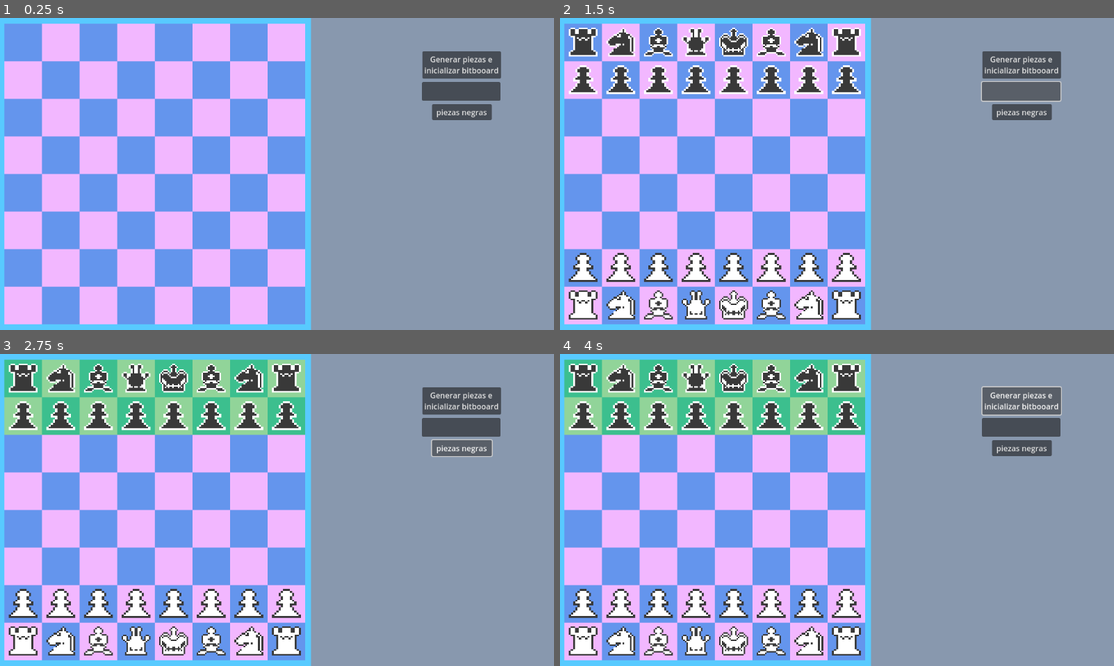
Above: before the commit, frames 1-4 (two rows, left to right).
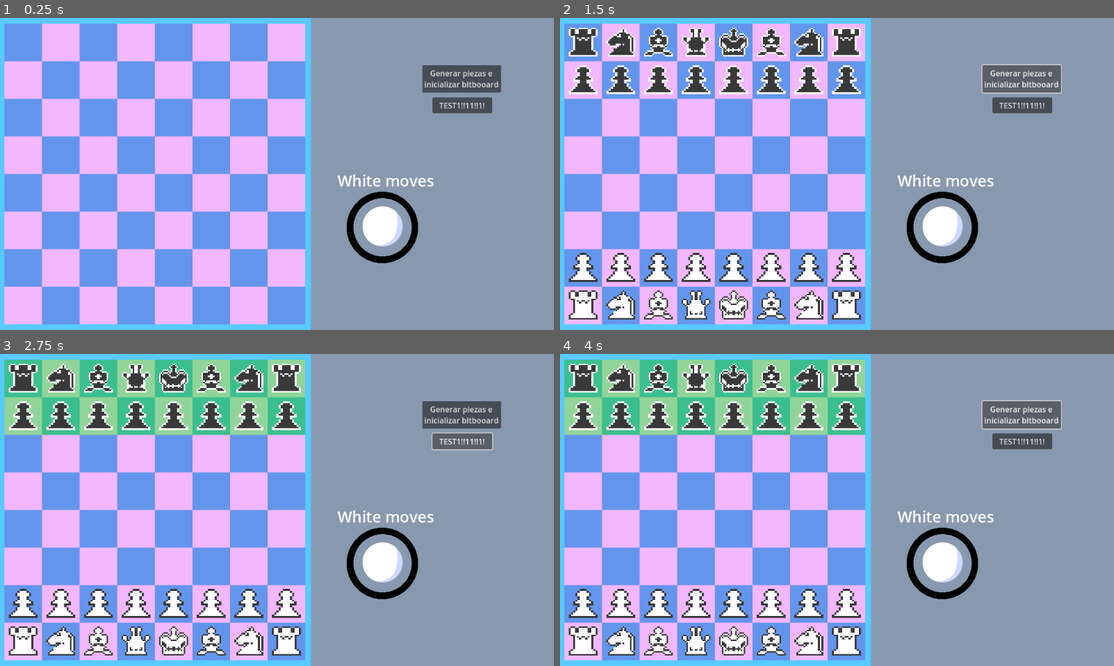
Above: after the commit, the same moments.

Repository: Pablops2219/Ajedre-Godot
Game: Godot game, scene res://main.tscn
Two runs of this game, one before a commit and one after it. Both use one fixed random seed, a clock stepped at 60 frames per second and the inputs below.
Inputs (mouse positions are in pixels of both pictures, inside the frame that each line leads up to):
- Up to frame 1 (0.25 s): no input
- Up to frame 2 (1.5 s): click "Generar piezas e inicializar …" at 0.5 s; click (1019, 92) at 1.27 s
- Up to frame 3 (2.75 s): click (459, 441) at 2 s, where only the run after the commit has a clickable "TEST1!!11!!1!"
- Up to frame 4 (4 s): click (1019, 447) at 2.75 s, where only the run before the commit has a clickable "piezas negras"; click "Generar piezas e inicializar …" at 3.5 s

The runs differ from the first frame. In frame 1, 3.7% of the frame differs, in the area x 60-91%, y 10-79%; in frame 2, 3.8%; in frame 3, 3.8%; in frame 4, 3.8%.

Commit message:
sexo

Diff:
--- a/DataHandler.gd
+++ b/DataHandler.gd
@@ -13,15 +13,15 @@
 
 # Called when the node enters the scene tree for the first time.
 func _ready():
-	assets.append("res://art_assets/white_bishop.png")
-	assets.append("res://art_assets/white_king.png")
-	assets.append("res://art_assets/white_knight.png")
-	assets.append("res://art_assets/white_pawn.png")
-	assets.append("res://art_assets/white_queen.png")
-	assets.append("res://art_assets/white_rook.png")
-	assets.append("res://art_assets/black_bishop.png")
-	assets.append("res://art_assets/black_king.png")
-	assets.append("res://art_assets/black_knight.png")
-	assets.append("res://art_assets/black_pawn.png")
-	assets.append("res://art_assets/black_queen.png")
-	assets.append("res://art_assets/black_rook.png")
+	assets.append("res://art_assets/pieces/white_bishop.png")
+	assets.append("res://art_assets/pieces/white_king.png")
+	assets.append("res://art_assets/pieces/white_knight.png")
+	assets.append("res://art_assets/pieces/white_pawn.png")
+	assets.append("res://art_assets/pieces/white_queen.png")
+	assets.append("res://art_assets/pieces/white_rook.png")
+	assets.append("res://art_assets/pieces/black_bishop.png")
+	assets.append("res://art_assets/pieces/black_king.png")
+	assets.append("res://art_assets/pieces/black_knight.png")
+	assets.append("res://art_assets/pieces/black_pawn.png")
+	assets.append("res://art_assets/pieces/black_queen.png")
+	assets.append("res://art_assets/pieces/black_rook.png")
--- a/GUI.gd
+++ b/GUI.gd
@@ -6,6 +6,7 @@
 @onready var chess_board = $Ajedre
 @onready var bitboard = $Bitboard
 @onready var generate_path = $GeneratePath
+@onready var match_handler = $MatchHandler
 
 
 var grid_array := []
@@ -14,8 +15,10 @@
 #Creo que esto guarda las posiciones iniciales de las piezas
 var fen = "rnbqkbnr/pppppppp/8/8/8/8/PPPPPPPP/RNBQKBNR w KQkq - 0 1"
 var piece_selected = null
+var gamestart := false
 
 func _process(delta):
+	#print(match_handler.is_playing)
 	if Input.is_action_just_pressed("mouse_right") and piece_selected:
 		piece_selected = null
 		clear_board_filter()
@@ -38,60 +41,33 @@
 	piece_array.fill(0)
 	pass
 
-
-func create_slot():
-	var new_slot = slot_scene.instantiate()
-	new_slot.slot_ID = grid_array.size()
-	board_grid.add_child(new_slot)
-	grid_array.push_back(new_slot)
-	new_slot.slot_clicked.connect(_on_slot_clicked)
-
 func _on_slot_clicked(slot)->void:
-	if not piece_selected:
+	if not piece_selected || !match_handler.is_playing:
 		return
-	if slot.state != DataHandler.slot_states.FREE: return
+	if slot.state != DataHandler.slot_states.FREE:
+		clear_board_filter()
+		piece_selected = null
+		return
+	if(match_handler.get_white_moves() != is_piece_white(piece_selected)):
+		return
 	move_piece(piece_selected, slot.slot_ID)
+	match_handler.next_turn()
 	clear_board_filter()
 	piece_selected = null
 
-func move_piece(piece, location):
-	if piece_array[location]:
-		remove_from_bitboard(piece_array[location])
-		piece_array[location].queue_free()
-		piece_array[location] = 0
+func is_piece_white(piece):
+	if piece.type<6: return true
+	else: return false
 
-	remove_from_bitboard(piece)
-	var tween = get_tree().create_tween()
-	tween.tween_property(piece, "global_position", grid_array[location].global_position +icon_offset, 0.2)
-	piece_array[piece.slot_ID] = 0 #delete piece from orgiinal spot
-	piece_array[location] = piece #move it to the new location
-	piece.slot_ID = location
-	bitboard.add_piece(63-  location, piece.type)
-
-func remove_from_bitboard(piece):
-	bitboard.remove_piece(63-piece.slot_ID, piece.type)
-
-func add_piece(piece_type, location)->void:
-	var new_piece = piece_scene.instantiate()
-	chess_board.add_child(new_piece)
-	new_piece.type = piece_type
-	new_piece.load_icon(piece_type)
-	new_piece.global_position = grid_array[location].global_position + icon_offset
-	piece_array[location] = new_piece
-	new_piece.slot_ID = location
-	new_piece.piece_selected.connect(_on_piece_selected)
-
-func set_board_filter(bitmap:int):
-	for i in range(64):
-		if bitmap & 1:
-			grid_array[63-i].set_filter(DataHandler.slot_states.FREE)
-		bitmap = bitmap >> 1
-
-func clear_board_filter():
-	for i in grid_array:
-		i.set_filter()
+func get_piece_type(piece):
+	if(piece.type >= 6):
+		return piece.type%6
+	return piece.type
 
 func _on_piece_selected(piece):
+	piece._to_string()
+	if !match_handler.is_playing:
+		return
 	if piece_selected:
 		_on_slot_clicked(grid_array[piece.slot_ID])
 	else:
@@ -101,7 +77,7 @@
 		#check for color
 		var isBlack := true
 		var function_to_call : String
-		if piece.type<6: isBlack = false
+		if is_piece_white(piece): isBlack = false
 		#match piece type
 		match piece.type%6:
 			0:
@@ -121,6 +97,71 @@
 		else:
 			set_board_filter(generate_path.call(function_to_call,63 - piece.slot_ID, WhiteBoard, BlackBoard, isBlack))
 
+func update_board(from_location, to_location):
+	if piece_array[to_location]:
+		if piece_array[to_location].type%6 == 1: #if the captured piece is king, end
+			gamestart = false
+		piece_array[to_location].queue_free()
+		piece_array[to_location] = 0
+	var tween = get_tree().create_tween()
+	tween.tween_property(piece_array[from_location], "global_position",grid_array[to_location].global_position + icon_offset, 0.1)
+	piece_array[to_location] = piece_array[from_location] # move it to the new location
+	piece_array[from_location] = 0 # delete piece from original spot
+	piece_array[to_location].slot_ID = to_location # change the piece location
+
+
+func move_piece(piece, location):
+	if piece_array[location]:
+		remove_from_bitboard(piece_array[location])
+		piece_array[location].queue_free()
+		piece_array[location] = 0
+
+	remove_from_bitboard(piece)
+	var tween = get_tree().create_tween()
+	tween.tween_property(piece, "global_position", grid_array[location].global_position +icon_offset, 0.2)
+	piece_array[piece.slot_ID] = 0 #delete piece from orgiinal spot
+	piece_array[location] = piece #move it to the new location
+	piece.slot_ID = location
+	bitboard.add_piece(63-  location, piece.type)
+
+func remove_from_bitboard(piece):
+	bitboard.remove_piece(63-piece.slot_ID, piece.type)
+
+#
+#Resaltar las casillas a las que se puede mover una pieza
+#
+
+func set_board_filter(bitmap:int):
+	for i in range(64):
+		if bitmap & 1:
+			grid_array[63-i].set_filter(DataHandler.slot_states.FREE)
+		bitmap = bitmap >> 1
+
+func clear_board_filter():
+	for i in grid_array:
+		i.set_filter()
+
+#
+#Creacion del tablero y inicializacion del juego
+#
+
+func create_slot():
+	var new_slot = slot_scene.instantiate()
+	new_slot.slot_ID = grid_array.size()
+	board_grid.add_child(new_slot)
+	grid_array.push_back(new_slot)
+	new_slot.slot_clicked.connect(_on_slot_clicked)
+
+func add_piece(piece_type, location)->void:
+	var new_piece = piece_scene.instantiate()
+	chess_board.add_child(new_piece)
+	new_piece.type = piece_type
+	new_piece.load_icon(piece_type)
+	new_piece.global_position = grid_array[location].global_position + icon_offset
+	piece_array[location] = new_piece
+	new_piece.slot_ID = location
+	new_piece.piece_selected.connect(_on_piece_selected)
+
 func parse_fen(fen : String)->void:
 	var boardstate = fen.split(" ")
 	var board_index := 0
@@ -132,12 +173,14 @@
 			add_piece(DataHandler.fen_dict[i], board_index)
 			board_index +=1
 
-func _on_button_pressed():
+func _on_initbutton_pressed():
+	if(match_handler.is_playing):
+		print("Match already in progress!!!")
+		return
 	parse_fen(fen)
 	bitboard.init_bitboard(fen)
 
-func _on_button_2_pressed():
-	pass
 
-func _on_button_3_pressed():
+func _on_testbutton_pressed():
+	match_handler.is_playing = false
 	set_board_filter(bitboard.get_black_bitboard())
--- a/GUI.tscn
+++ b/GUI.tscn
@@ -1,8 +1,45 @@
-[gd_scene load_steps=4 format=3 uid="uid://d3x8sl8rtlsb6"]
+[gd_scene load_steps=13 format=3 uid="uid://d3x8sl8rtlsb6"]
 
 [ext_resource type="Script" path="res://GUI.gd" id="1_vgen4"]
 [ext_resource type="Script" path="res://Bitboard.gd" id="2_3igqs"]
 [ext_resource type="Script" path="res://GeneratePath.gd" id="3_jmvty"]
+[ext_resource type="Script" path="res://match_handler.gd" id="4_d5c7v"]
+[ext_resource type="Texture2D" uid="uid://bbcj6sk5l2th7" path="res://art_assets/Black_Turn.png" id="5_50gkj"]
+[ext_resource type="Texture2D" uid="uid://cwx8qtmcn5yy4" path="res://art_assets/White_Turn.png" id="6_ecfe7"]
+[ext_resource type="Shader" path="res://shaders/shake.gdshader" id="7_golfk"]
+[ext_resource type="Texture2D" uid="uid://b005r736f3pve" path="res://art_assets/filterimg.png" id="8_5fe3x"]
+
+[sub_resource type="AtlasTexture" id="AtlasTexture_juh26"]
+atlas = ExtResource("5_50gkj")
+region = Rect2(0, 0, 779, 779)
+
+[sub_resource type="AtlasTexture" id="AtlasTexture_rh2ew"]
+atlas = ExtResource("6_ecfe7")
+region = Rect2(0, 0, 779, 779)
+
+[sub_resource type="SpriteFrames" id="SpriteFrames_lvfdb"]
+animations = [{
+"frames": [{
+"duration": 1.0,
+"texture": SubResource("AtlasTexture_juh26")
+}],
+"loop": true,
+"name": &"black",
+"speed": 5.0
+}, {
+"frames": [{
+"duration": 1.0,
+"texture": SubResource("AtlasTexture_rh2ew")
+}],
+"loop": true,
+"name": &"white",
+"speed": 5.0
+}]
+
+[sub_resource type="ShaderMaterial" id="ShaderMaterial_v21v1"]
+shader = ExtResource("7_golfk")
+shader_parameter/frequency = 60.0
+shader_parameter/amplitude = 0.002
 
 [node name="GUI" type="Control"]
 layout_mode = 3
@@ -45,29 +82,22 @@
 theme_override_constants/v_separation = 0
 columns = 8
 
-[node name="Button" type="Button" parent="."]
+[node name="InitButton" type="Button" parent="."]
 layout_mode = 0
 offset_left = 879.0
-offset_top = 69.0
+offset_top = 98.0
 offset_right = 1042.0
-offset_bottom = 126.0
+offset_bottom = 155.0
 text = "Generar piezas e
 inicializar bitbooard"
 
-[node name="Button2" type="Button" parent="."]
+[node name="TestBlackButton" type="Button" parent="."]
 layout_mode = 0
-offset_left = 878.0
-offset_top = 133.0
-offset_right = 1041.0
-offset_bottom = 172.0
-
-[node name="Button3" type="Button" parent="."]
-layout_mode = 0
-offset_left = 899.0
-offset_top = 179.0
-offset_right = 1023.0
-offset_bottom = 212.0
-text = "piezas negras"
+offset_left = 900.0
+offset_top = 165.0
+offset_right = 1024.0
+offset_bottom = 198.0
+text = "TEST1!!11!!1!"
 
 [node name="Bitboard" type="Node" parent="."]
 script = ExtResource("2_3igqs")
@@ -75,8 +105,44 @@
 [node name="GeneratePath" type="Node" parent="."]
 script = ExtResource("3_jmvty")
 
+[node name="MatchHandler" type="Node" parent="."]
+script = ExtResource("4_d5c7v")
+
+[node name="AnimatedSprite2D" type="AnimatedSprite2D" parent="MatchHandler"]
+position = Vector2(796, 435)
+scale = Vector2(0.192234, 0.192234)
+sprite_frames = SubResource("SpriteFrames_lvfdb")
+animation = &"white"
+
+[node name="Label" type="Label" parent="MatchHandler"]
+visible = false
+offset_left = 705.0
+offset_top = 313.0
+offset_right = 889.0
+offset_bottom = 360.0
+theme_override_font_sizes/font_size = 32
+text = "White moves"
+
+[node name="Filtro" type="Sprite2D" parent="MatchHandler"]
+visible = false
+material = SubResource("ShaderMaterial_v21v1")
+position = Vector2(803.5, 339)
+scale = Vector2(0.195313, 0.0709877)
+texture = ExtResource("8_5fe3x")
+
+[node name="RichTextLabel" type="RichTextLabel" parent="MatchHandler"]
+offset_left = 671.0
+offset_top = 315.0
+offset_right = 936.0
+offset_bottom = 367.0
+theme_override_font_sizes/normal_font_size = 32
+bbcode_enabled = true
+text = "[center]White moves[center]"
+scroll_active = false
+autowrap_mode = 0
+
 [connection signal="gui_input" from="Ajedre" to="." method="_on_ajedre_gui_input"]
-[connection signal="pressed" from="Button" to="." method="_on_button_pressed"]
-[connection signal="pressed" from="Button2" to="." method="_on_button_2_pressed"]
-[connection signal="pressed" from="Button2" to="Bitboard" method="_on_button_2_pressed"]
-[connection signal="pressed" from="Button3" to="." method="_on_button_3_pressed"]
+[connection signal="pressed" from="InitButton" to="." method="_on_initbutton_pressed"]
+[connection signal="pressed" from="InitButton" to="MatchHandler" method="_on_init_button_pressed"]
+[connection signal="pressed" from="TestBlackButton" to="." method="_on_testbutton_pressed"]
+[connection signal="animation_changed" from="MatchHandler/AnimatedSprite2D" to="MatchHandler" method="_on_animated_sprite_2d_animation_changed"]
--- /dev/null
+++ b/match_handler.gd
@@ -0,0 +1,46 @@
+extends Node
+
+var is_playing: bool = false
+var white_moves: bool = true  # Variable privada o protegida
+@onready var animated_sprite_2d = $AnimatedSprite2D
+@onready var label = $RichTextLabel
+
+
+
+
+
+# Called when the node enters the scene tree for the first time.
+func _ready():
+
+	pass # Replace with function body.
+
+
+# Called every frame. 'delta' is the elapsed time since the previous frame.
+func _process(delta):
+
+	pass
+
+# Getter para white_moves
+func get_white_moves() -> bool:
+	return white_moves
+
+func next_turn():
+	if white_moves:
+		white_moves = false
+		shake_and_display_text("black")
+	else:
+		white_moves =true
+		shake_and_display_text("white")
+	pass
+
+func _on_init_button_pressed():
+	is_playing = true
+
+func shake_and_display_text(color: String):
+	animated_sprite_2d.play(color)
+	label.add_theme_color_override("font_color", Color(1, 1, 1))
+	label.set_text("[center][shake rate=50.0 level=30 connected=1]" + color.capitalize() + "moves[/shake]")
+	await get_tree().create_timer(0.2).timeout
+	label.set_text("[center]" + color.capitalize() + " moves")
+
+	pass
--- a/piece.gd
+++ b/piece.gd
@@ -4,6 +4,22 @@
 @onready var icon_path = $Icon
 var slot_ID := -1
 var type : int
+
+var piece_dict = {
+	0: 'white bishop',
+	1: 'white king',
+	2: 'white knight',
+	3: 'white pawn',
+	4: 'white queen',
+	5: 'white rook',
+	6: 'black bishop',
+	7: 'black king',
+	8: 'black knight',
+	9: 'black pawn',
+	10: 'black queen',
+	11: 'black rook'
+}
+
 
 
 
@@ -15,7 +31,13 @@
 func load_icon(piece_name) -> void:
 	icon_path.texture = load(DataHandler.assets[piece_name])
 
+func _to_string():
+	print(piece_dict[type])
 
+func get_piece_type(piece):
+	if(piece.type >= 6):
+		return piece.type%6
+	return piece.type
 
 func _on_icon_gui_input(event: InputEvent) -> void:
 	if event.is_action_pressed("mouse_left"):
--- a/piece.tscn
+++ b/piece.tscn
@@ -1,7 +1,6 @@
-[gd_scene load_steps=3 format=3 uid="uid://bqpwqrk34covu"]
+[gd_scene load_steps=2 format=3 uid="uid://bqpwqrk34covu"]
 
 [ext_resource type="Script" path="res://piece.gd" id="1_57m2e"]
-[ext_resource type="Texture2D" uid="uid://d4l1hj5fv0tt0" path="res://art_assets/black_bishop.png" id="2_7q6nt"]
 
 [node name="Piece" type="Node2D"]
 script = ExtResource("1_57m2e")
@@ -12,6 +11,5 @@
 offset_right = 10.0
 offset_bottom = 9.0
 scale = Vector2(1.5, 1.5)
-texture = ExtResource("2_7q6nt")
 
 [connection signal="gui_input" from="Icon" to="." method="_on_icon_gui_input"]
--- /dev/null
+++ b/shaders/invert.gdshader
@@ -0,0 +1,9 @@
+shader_type canvas_item;
+uniform sampler2D existing_screen_texture: hint_screen_texture, filter_linear_mipmap;
+
+
+void fragment() {
+	vec3 new_color = texture(existing_screen_texture, SCREEN_UV, 0.0).rgb;
+	new_color = vec3(1.0) - new_color;
+	COLOR.rgb = new_color;
+}
--- /dev/null
+++ b/shaders/shake.gdshader
@@ -0,0 +1,17 @@
+shader_type canvas_item;
+uniform sampler2D existing_screen_texture: hint_screen_texture, filter_linear_mipmap;
+uniform float frequency = 60;
+uniform float amplitude = 0.003;
+
+void fragment() {
+	vec2 new_uv = SCREEN_UV;
+	new_uv.x += sin(new_uv.y * frequency + TIME) * amplitude;
+
+	vec3 new_colors = textureLod(existing_screen_texture, new_uv, 0.0).rgb;
+	COLOR.rgb = new_colors;
+}
+
+//void light() {
+	// Called for every pixel for every light affecting the CanvasItem.
+	// Uncomment to replace the default light processing function with this one.
+//}
--- /dev/null
+++ b/state_machine/match_handler.gd
@@ -0,0 +1,21 @@
+class_name match_handler
+extends Node
+
+@onready
+var animations = $animations
+@onready
+var state_machine = $state_machine
+
+func _ready() -> void:
+	# Initialize the state machine, passing a reference of the player to the states,
+	# that way they can move and react accordingly
+	state_machine.init(self)
+
+func _unhandled_input(event: InputEvent) -> void:
+	state_machine.process_input(event)
+
+func _physics_process(delta: float) -> void:
+	state_machine.process_physics(delta)
+
+func _process(delta: float) -> void:
+	state_machine.process_frame(delta)
--- /dev/null
+++ b/state_machine/match_handler.tscn
@@ -0,0 +1,23 @@
+[gd_scene load_steps=6 format=3 uid="uid://cbiim7ii6in20"]
+
+[ext_resource type="Script" path="res://state_machine/match_handler.gd" id="1_y6jto"]
+[ext_resource type="PackedScene" uid="uid://eu3welasby2l" path="res://state_machine/state_machine.tscn" id="1_yfkko"]
+[ext_resource type="Script" path="res://state_machine/states/out_of_match.gd" id="3_b144u"]
+[ext_resource type="Script" path="res://state_machine/states/black_turn.gd" id="4_i6y1u"]
+[ext_resource type="Script" path="res://state_machine/states/white_turn.gd" id="5_sjkuy"]
+
+[node name="MatchHandler" type="Node"]
+script = ExtResource("1_y6jto")
+
+[node name="state_machine" parent="." instance=ExtResource("1_yfkko")]
+
+[node name="out_of_match" type="Node" parent="state_machine"]
+script = ExtResource("3_b144u")
+animation_name = null
+move_speed = null
+
+[node name="black_turn" type="Node" parent="state_machine"]
+script = ExtResource("4_i6y1u")
+
+[node name="white_turn" type="Node" parent="state_machine"]
+script = ExtResource("5_sjkuy")
--- /dev/null
+++ b/state_machine/state.gd
@@ -0,0 +1,27 @@
+class_name State
+extends Node
+
+@export
+var animation_name: String
+@export
+var move_speed: float = 400
+
+var gravity: int = ProjectSettings.get_setting("physics/2d/default_gravity")
+
+## Hold a reference to the parent so that it can be controlled by the state
+var parent: match_handler
+
+func enter() -> void:
+	parent.animations.play(animation_name)
+
+func exit() -> void:
+	pass
+
+func process_input(event: InputEvent) -> State:
+	return null
+
+func process_frame(delta: float) -> State:
+	return null
+
+func process_physics(delta: float) -> State:
+	return null
--- /dev/null
+++ b/state_machine/state_machine.gd
@@ -0,0 +1,40 @@
+extends Node
+
+@export
+var starting_state: State
+
+var current_state: State
+
+# Initialize the state machine by giving each child state a reference to the
+# parent object it belongs to and enter the default starting_state.
+func init(parent: match_handler) -> void:
+	for child in get_children():
+		child.parent = parent
+
+	# Initialize to the default state
+	change_state(starting_state)
+
+# Change to the new state by first calling any exit logic on the current state.
+func change_state(new_state: State) -> void:
+	if current_state:
+		current_state.exit()
+
+	current_state = new_state
+	current_state.enter()
+
+# Pass through functions for the Player to call,
+# handling state changes as needed.
+func process_physics(delta: float) -> void:
+	var new_state = current_state.process_physics(delta)
+	if new_state:
+		change_state(new_state)
+
+func process_input(event: InputEvent) -> void:
+	var new_state = current_state.process_input(event)
+	if new_state:
+		change_state(new_state)
+
+func process_frame(delta: float) -> void:
+	var new_state = current_state.process_frame(delta)
+	if new_state:
+		change_state(new_state)
--- /dev/null
+++ b/state_machine/state_machine.tscn
@@ -0,0 +1,6 @@
+[gd_scene load_steps=2 format=3 uid="uid://eu3welasby2l"]
+
+[ext_resource type="Script" path="res://state_machine/state_machine.gd" id="1_025ll"]
+
+[node name="state_machine" type="Node"]
+script = ExtResource("1_025ll")
--- /dev/null
+++ b/state_machine/states/black_turn.gd
@@ -0,0 +1,14 @@
+extends State
+
+@export
+var white_turn: State
+@export
+var out_of_match: State
+# Called when the node enters the scene tree for the first time.
+func _ready():
+	pass # Replace with function body.
+
+
+# Called every frame. 'delta' is the elapsed time since the previous frame.
+func _process(delta):
+	pass
--- /dev/null
+++ b/state_machine/states/out_of_match.gd
@@ -0,0 +1,29 @@
+extends State
+
+@export
+var white_turn: State
+@export
+var black_turn: State
+
+var match_started := bool ns
+
+func enter() -> void:
+	super()
+
+func process_input(event: InputEvent) -> State:
+	if Input.is_action_just_pressed('jump') and parent.is_on_floor():
+		return jump_state
+	if Input.is_action_just_pressed('move_left') or Input.is_action_just_pressed('move_right'):
+		return move_state
+	return null
+
+func process_physics(delta: float) -> State:
+	parent.velocity.y += gravity * delta
+	parent.move_and_slide()
+
+	if !parent.is_on_floor():
+		return fall_state
+	return null
+
+func _on_initbutton_pressed():
+	match_started = true
--- /dev/null
+++ b/state_machine/states/white_turn.gd
@@ -0,0 +1,15 @@
+extends State
+
+
+@export
+var black_turn: State
+@export
+var out_of_match: State
+# Called when the node enters the scene tree for the first time.
+func _ready():
+	pass # Replace with function body.
+
+
+# Called every frame. 'delta' is the elapsed time since the previous frame.
+func _process(delta):
+	pass
Binary file added: art_assets/Black_Turn.png
Not shown, added: art_assets/Black_Turn.png.import
Binary file added: art_assets/White_Turn.png
Not shown, added: art_assets/White_Turn.png.import
Binary file added: art_assets/filterimg.png
Not shown, added: art_assets/filterimg.png.import
Renamed: art_assets/ajedre.png -> art_assets/pieces/ajedre.png
Not shown, added: art_assets/pieces/ajedre.png.import
Renamed: art_assets/bg.png -> art_assets/pieces/bg.png
Not shown, added: art_assets/pieces/bg.png.import
Renamed: art_assets/black_bishop.png -> art_assets/pieces/black_bishop.png
Not shown, added: art_assets/pieces/black_bishop.png.import
(and 32 more such lines)
